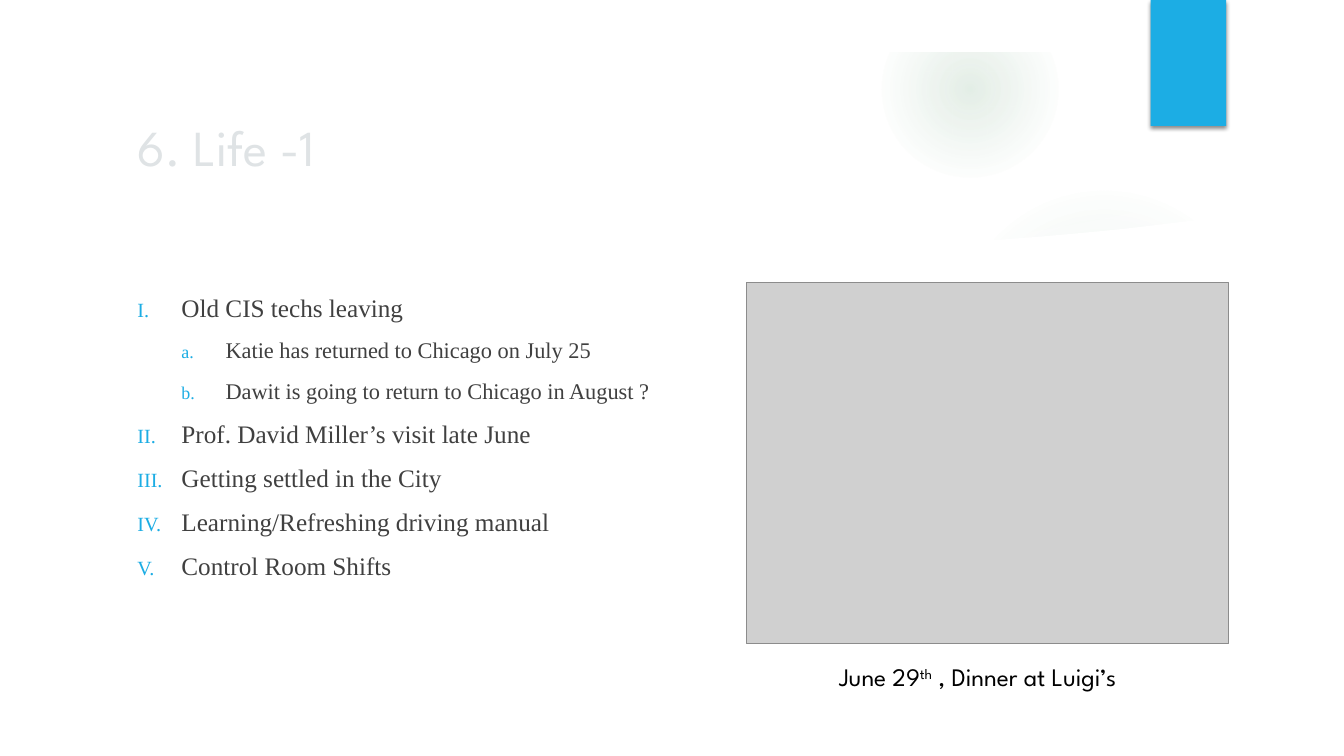
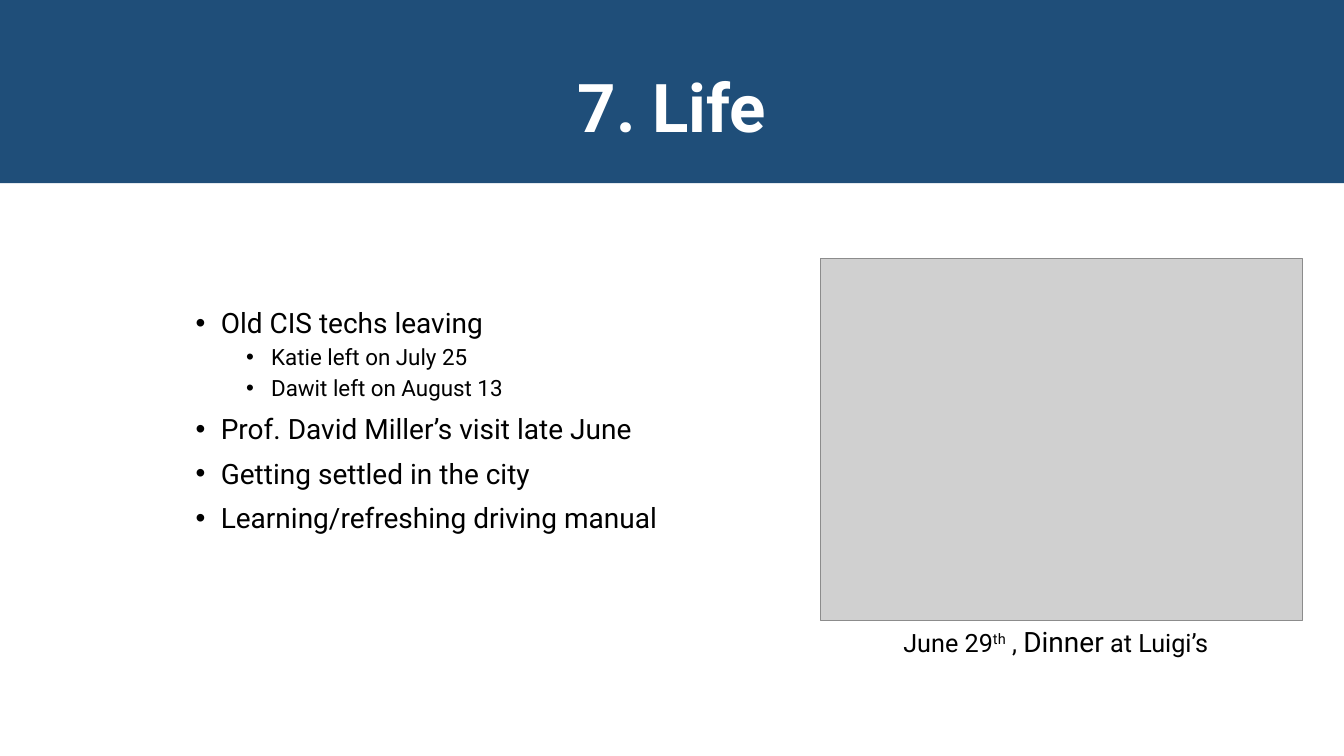
Before and after one commit to JackyMYL/Tile-CIS-group, a slide deck: slide 10 of Chicago Reports/08-15-2022_Jacky&Peter.pptx (slide 9 before the commit). Drawn at 1344x756 pixels with LibreOffice and Linux fonts; fonts in the diff are those of the drawing; grey boxes stand for pictures; background and template pictures are left out. Boxes give left, top, right and bottom in pixels: in the first picture for what was removed or moved away, otherwise in the second. Text is boxed around its words. In the diff, an @@ line names an element or a change of style, - is before the commit and + after.

Commit message:
Changed slide formatting

```diff
--- a/Chicago Reports/08-15-2022_Jacky&Peter.pptx
+++ b/Chicago Reports/08-15-2022_Jacky&Peter.pptx
@@ group removed at (x1=0, y1=0, x2=1344, y2=756): 5 ellipses, 3 freeform shapes @@
@@ rectangle added at (x1=0, y1=0, x2=1344, y2=184), fill #1F4E79, 48 pt, text #FFFFFF, bold @@
+7. Life
@@ rectangle removed at (x1=1150, y1=0, x2=1226, y2=126) @@
@@ title removed at (x1=127, y1=107, x2=1093, y2=185) @@
-6. Life -1
@@ picture moved from (x1=746, y1=282, x2=1228, y2=644) to (x1=821, y1=259, x2=1303, y2=621) @@
@@ text "Old CIS techs leaving" moved from (x1=181, y1=299, x2=634, y2=576) to (x1=221, y1=312, x2=657, y2=534) @@
@@ text at (x1=221, y1=312, x2=631, y2=440): size 18 to 20 pt, font Times New Roman to Roboto, text colour #404040 to #000000 in "Old CIS techs leaving", "Prof. David Miller’s visit late June"; bullet I. to •; line spacing 1 to 0.9 @@
@@ text at (x1=271, y1=348, x2=502, y2=401): text changed; font Times New Roman to Roboto; text colour #404040 to #000000 @@
-  a. Katie has returned to Chicago on July 25
-  b. Dawit is going to return to Chicago in August ?
+  • Katie left on July 25
+  • Dawit left on August 13
@@ text at (x1=221, y1=463, x2=657, y2=534): text changed; size 18 to 20 pt; font Times New Roman to Roboto; text colour #404040 to #000000 @@
-III. Getting settled in the City
-IV. Learning/Refreshing driving manual
-V. Control Room Shifts
+• Getting settled in the city
+• Learning/refreshing driving manual
@@ text "June 29th , Dinner at ..." moved from (x1=839, y1=669, x2=1117, y2=692) to (x1=903, y1=632, x2=1208, y2=658) @@
@@ text "June 29th , Dinner at ..." at (x1=903, y1=632, x2=1208, y2=658): size 18 to 20 pt in "Dinner"; font League Spartan to Roboto @@
```
Also in this commit, not shown: 8 other slides changed, 4 slides added, 3 slides removed.
